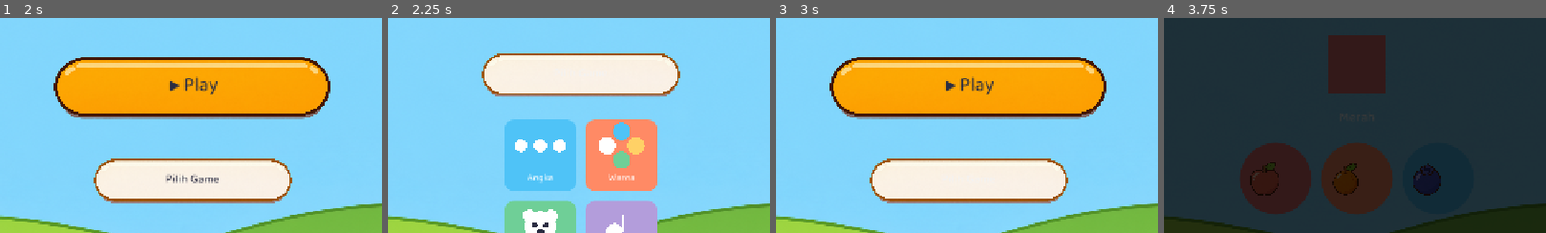
Above: before the commit, frames 1-4 (left to right).
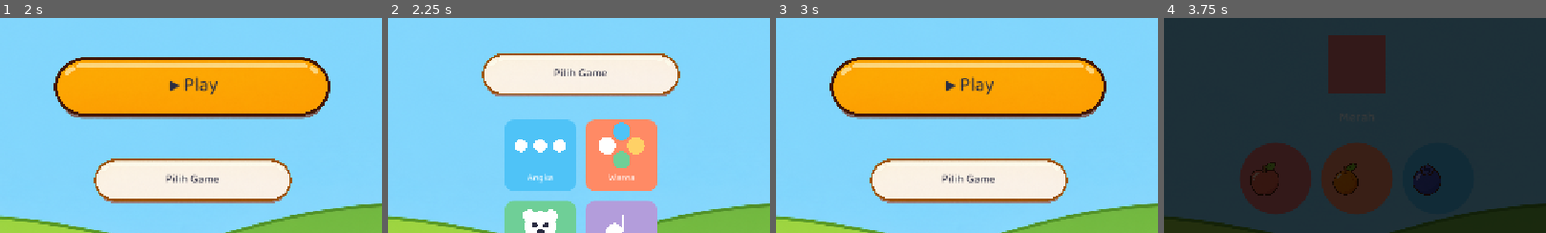
Above: after the commit, the same moments.

Repository: ptnusavisionmedia/game-balita
Game: Godot game, scene res://scenes/Splash.tscn
Same seed, same stepped clock (60 frames per second), same inputs: the game is played once before the commit and once after it.
Inputs:
- Up to frame 1 (2 s): tap Enter at 0.5 s
- Up to frame 2 (2.25 s): click "Pilih Game" at 2 s
- Up to frame 3 (3 s): click "Pilih Game" at 2.75 s
- Up to frame 4 (3.75 s): click "▶ Play" at 3.5 s
The pictures show only the part of the screen within x 25-75%, y 30-80%; the shares and areas given below are measured in that part.

Frame 1 is identical in both runs. In frame 2, 0.3% of the frame differs, in the area x 43-58%, y 23-28%; in frame 3, 0.3%, in the area x 43-58%, y 72-77%; in frame 4, nothing differs.

Commit message:
fix: teks tombol Home hilang saat hover (font_hover_color belum di-set)
Tombol "Play"/"Pilih Game" cuma override font_color (state normal) —
font_hover_color bawaan tema Godot tetap putih, jadi teks tak terlihat
begitu di-hover (putih di atas kapsul krem/kuning terang). Sekarang
normal/hover/pressed/focus semua di-set ke AppColors.INK lewat helper
_apply_ink_text_color().

Co-Authored-By: Claude Sonnet 5 <noreply@anthropic.com>

Diff:
--- a/scenes/home.gd
+++ b/scenes/home.gd
@@ -45,7 +45,7 @@
 	play_button.size_flags_horizontal = Control.SIZE_SHRINK_CENTER
 	play_button.text = "▶ Play"
 	play_button.add_theme_font_size_override("font_size", 32)
-	play_button.add_theme_color_override("font_color", AppColors.INK)
+	_apply_ink_text_color(play_button)
 	_apply_texture_button_style(play_button, "res://core/assets/images/button_primary.png")
 	play_button.pressed.connect(_on_play_pressed)
 	vbox.add_child(play_button)
@@ -55,7 +55,7 @@
 	choose_button.custom_minimum_size = Vector2(342, 114)  # rasio 3:1, sama persis gambar sumber
 	choose_button.size_flags_horizontal = Control.SIZE_SHRINK_CENTER
 	choose_button.add_theme_font_size_override("font_size", 20)
-	choose_button.add_theme_color_override("font_color", AppColors.INK)
+	_apply_ink_text_color(choose_button)
 	_apply_texture_button_style(choose_button, "res://core/assets/images/button_secondary.png")
 	choose_button.pressed.connect(_on_toggle_grid)
 	vbox.add_child(choose_button)
@@ -101,6 +101,17 @@
 ## dilaporkan user). Diganti jadi stretch utuh TANPA margin sama sekali
 ## — aman selama `custom_minimum_size` tombol dibuat SAMA RASIO dengan
 ## gambar sumber (2172x724 = rasio 3:1), jadi ikut di-set di pemanggil.
+## Fix bug 2026-11-22 (dilaporkan user, screenshot tombol "Pilih Game"):
+## tombol dengan background terang (`button_primary.png`/`button_secondary.png`)
+## cuma di-override "font_color"-nya (state normal) — font_hover_color
+## bawaan tema default Godot TETAP putih, jadi teks hilang begitu di-hover
+## (putih di atas kapsul krem/kuning terang). Set semua state warna font
+## sekaligus supaya konsisten di normal/hover/pressed/focus.
+func _apply_ink_text_color(button: Button) -> void:
+	for state in ["font_color", "font_hover_color", "font_pressed_color", "font_focus_color"]:
+		button.add_theme_color_override(state, AppColors.INK)
+
+
 func _apply_texture_button_style(button: Button, texture_path: String) -> void:
 	var style := StyleBoxTexture.new()
 	style.texture = load(texture_path)
